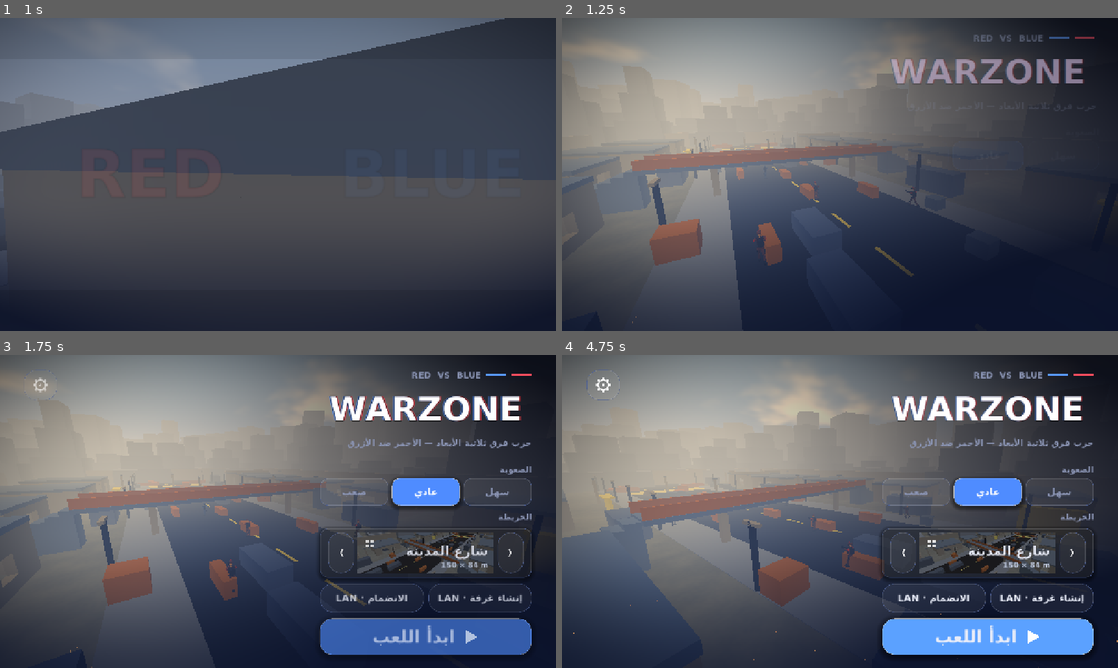
Above: before the commit, frames 1-4 (two rows, left to right).
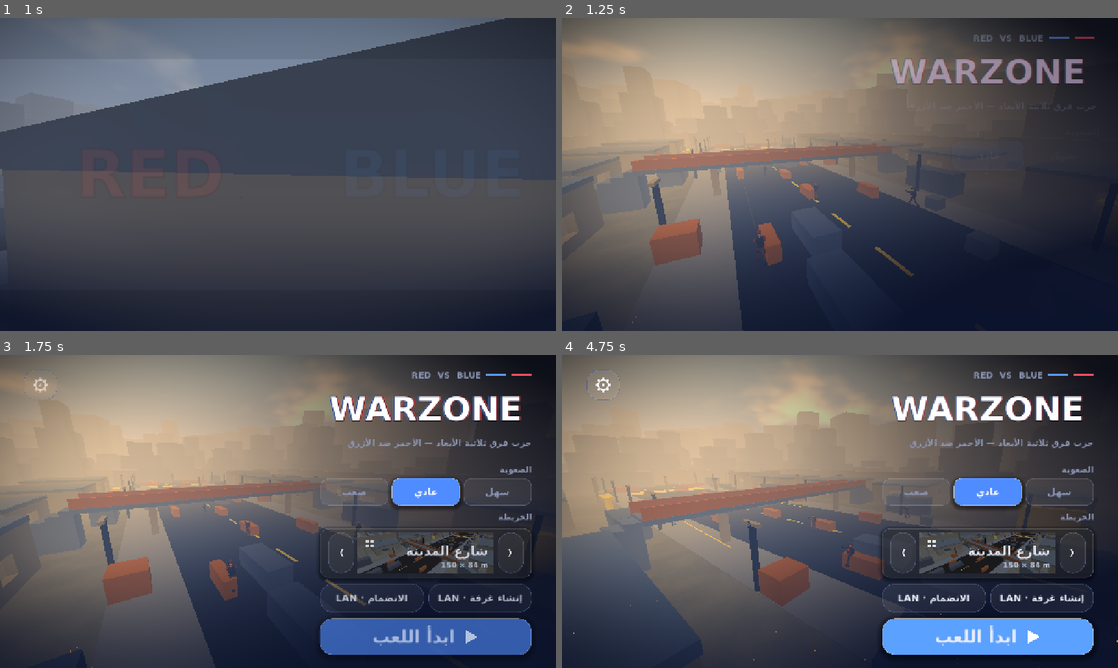
Above: after the commit, the same moments.

Repository: 20091211mn/war
Game: Godot game, scene res://scenes/Main.tscn
Same seed, same stepped clock (60 frames per second), same inputs: the game is played once before the commit and once after it.
Inputs (mouse positions are in pixels of both pictures, inside the frame that each line leads up to):
- Up to frame 1 (1 s): tap Enter at 0.5 s; move the mouse to (400, 158) at 0.52 s; hold D from 0.53 s (still down); tap R at 0.6 s; click (400, 158) at 0.67 s; tap Space at 0.77 s
- Up to frame 2 (1.25 s): keep holding D
- Up to frame 3 (1.75 s): release D at 1.25 s; drag from (166, 527) to (250, 574) at 1.27 s
- Up to frame 4 (4.75 s): move the mouse to (895, 442) at 2.02 s; hold D 2.03-2.75 s; tap E at 2.1 s; drag from (812, 574) to (673, 464) at 2.77 s; move the mouse to (1006, 558) at 3.52 s; hold A 3.53-4.25 s; tap Tab at 3.6 s; tap Space at 3.77 s; drag from (673, 464) to (756, 433) at 4.27 s

Frame 1 is identical in both runs. In frame 2, less than 0.1% of the frame differs, in the area x 18-33%, y 25-52%; in frame 3, less than 0.1%; in frame 4, 0.2%, in the area x 6-43%, y 26-62%.

Commit message:
القائمة: الجنود الخلفيون يطلقون نار (ارتداد + وميض + خطوط تتبّع) وغروب أدفأ
Co-Authored-By: Claude Sonnet 5.5 <noreply@anthropic.com>
Claude-Session: https://claude.ai/code/session_01NZidn757sG3Ws4ow1mscpJ

Diff:
--- a/godot/scripts/Main.gd
+++ b/godot/scripts/Main.gd
@@ -467,6 +467,15 @@
 		var z := lane + sin(tt * 0.7 + ph) * 3.0
 		b.net_pos = Vector3(x, 0.3, z); b.net_yaw = -sx * PI / 2.0   # يتحرك باتجاه sx على المحور x
 		b.net_aim = 0.0
+		# إطلاق نار على دفعات: ارتداد + وميض الفوهة + خط تتبّع نحو الخصم
+		var cyc := fmod(tt * 1.3 + ph, 3.0)
+		if cyc < 1.0 and fmod(tt * 9.0 + ph * 3.0, 1.0) < 0.12 and b.kick < 0.2:
+			b.kick = 1.0
+			var mp := b.muzzle_pos(); var dir := Vector3(sx, 0, 0).rotated(Vector3.UP, randf_range(-0.05, 0.05))
+			var tr := MeshInstance3D.new(); var bm := BoxMesh.new(); bm.size = Vector3(0.05, 0.05, 14.0); tr.mesh = bm
+			var tm := StandardMaterial3D.new(); tm.albedo_color = Color(1.0, 0.8, 0.35, 0.9); tm.shading_mode = BaseMaterial3D.SHADING_MODE_UNSHADED; tm.transparency = BaseMaterial3D.TRANSPARENCY_ALPHA; tr.material_override = tm
+			tr.cast_shadow = GeometryInstance3D.SHADOW_CASTING_SETTING_OFF; prev_world.add_child(tr); tr.look_at_from_position(mp + dir * 8.0, mp + dir * 16.0, Vector3.UP)
+			var tw := tr.create_tween(); tw.tween_property(tm, "albedo_color:a", 0.0, 0.09); tw.tween_callback(tr.queue_free)
 
 func _orbit(t: float) -> void:
 	if prev_cam == null or not is_instance_valid(prev_cam): return
--- a/godot/scripts/MenuFx.gd
+++ b/godot/scripts/MenuFx.gd
@@ -9,7 +9,7 @@
 	var sh := Shader.new(); sh.code = code; var m := ShaderMaterial.new(); m.shader = sh; return m
 
 # تدرّج لوني سينمائي فوق المشهد ثلاثي الأبعاد: تباين أعلى، دفء في الإضاءات، تبريد في الظلال، وإزالة غشاوة الضباب
-const GRADE := "shader_type canvas_item;\nuniform sampler2D  …(197 unchanged characters)… ; c *= mix(vec3(0.78, 0.9, 1.1), vec3(1.14, 1.02, 0.86), smoothstep(0.25, 0.75, l)); vec2 q =  …(86 unchanged characters)…
+const GRADE := "shader_type canvas_item;\nuniform sampler2D  …(197 unchanged characters)… ; c *= mix(vec3(0.78, 0.9, 1.1), vec3(1.28, 1.04, 0.78), smoothstep(0.25, 0.75, l)); vec2 q =  …(86 unchanged characters)…
 
 static func grade(parent: Control) -> ColorRect:
 	var r := ColorRect.new(); r.set_anchors_preset(Control.PRESET_FULL_RECT); r.mouse_filter = Control.MOUSE_FILTER_IGNORE; r.material = _shader_mat(GRADE); r.color = Color.WHITE
